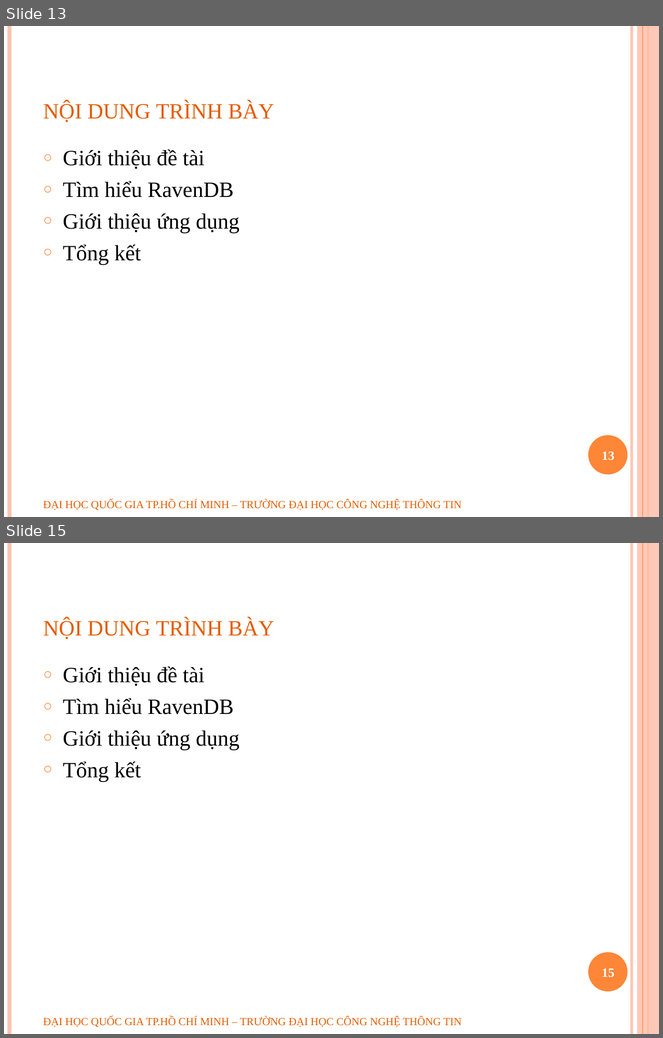
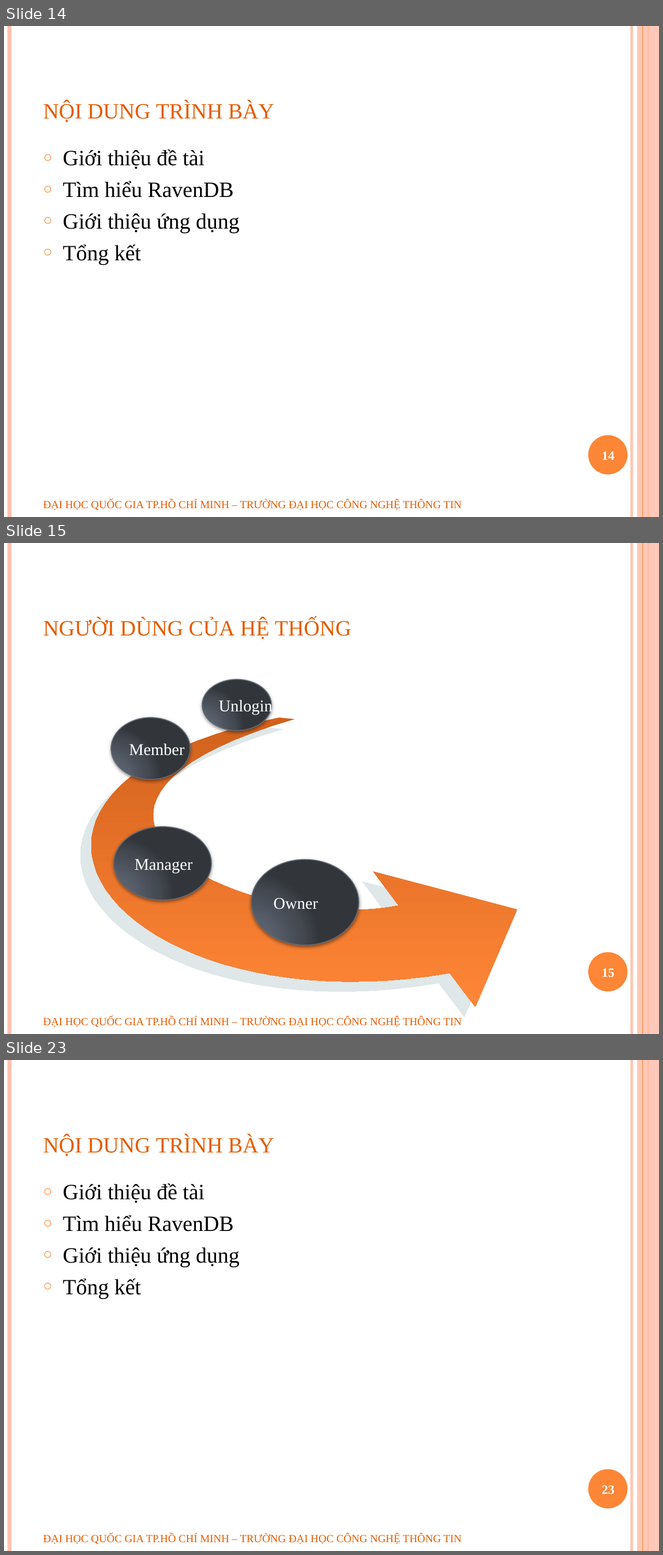
Before and after one commit to geovip/nosqlravendbuit, a slide deck: Document/slide bao cao.pptx. Shown one above the other, each under a label of ours: slides 13 and 15 before the commit, slides 14, 15 and 23 after it; the slides between them are not shown. The pictures are 663x1038 and 663x1555 pixels, drawn with LibreOffice and Linux fonts; fonts in the diff are those of the drawing; background and template pictures are left out. Boxes give left, top, right and bottom in pixels: in the first picture for what was removed or moved away, otherwise in the second. Text is boxed around its words. In the diff, an @@ line names an element or a change of style, - is before the commit and + after.

```diff
--- a/Document/slide bao cao.pptx
+++ b/Document/slide bao cao.pptx
@@ slide 15 added at box(4, 543, 659, 1034), background #FFFFFF; not listed: 6 template elements that a slide beside it also shows @@
@@ title added at box(43, 618, 351, 639), 30 pt, text #E65C01, small capitals @@
+người dùng của hệ thống
@@ ellipse added at box(202, 680, 271, 731), fill gradient #5E656F to #5B616B to #444951 to #32363C, outline #636A74 1 pt, 18 pt, text #FFFFFF @@
+Unlogin
@@ freeform shape added at box(91, 718, 517, 1007), fill gradient #D2611C to #FE8637 @@
@@ ellipse added at box(111, 718, 190, 779), fill gradient #5E656F to #5B616B to #444951 to #32363C, outline #636A74 1 pt, 18 pt, text #FFFFFF @@
+Member
@@ ellipse added at box(114, 827, 211, 900), fill gradient #5E656F to #5B616B to #444951 to #32363C, outline #636A74 1 pt, 18 pt, text #FFFFFF @@
+Manager
@@ ellipse added at box(252, 860, 359, 945), fill gradient #5E656F to #5B616B to #444951 to #32363C, outline #636A74 1 pt, 18 pt, text #FFFFFF @@
+Owner
@@ page number added at box(602, 969, 615, 978), 14 pt, text #FFFFFF, bold @@
+15
@@ text added at box(43, 1017, 462, 1028), 12 pt, text #E65C01 @@
+ĐẠI HỌC QUỐC GIA TP.HỒ CHÍ MINH – TRƯỜNG ĐẠI HỌC CÔNG NGHỆ THÔNG TIN
@@ what was slide 13 is now slide 14 @@
@@ page number at box(602, 452, 615, 460): text changed @@
-13
+14
@@ what was slide 15 is now slide 23 @@
@@ page number at box(602, 1486, 615, 1495): text changed @@
-15
+23
```
Also in this commit, not shown: 7 slides changed, 9 other slides added.
